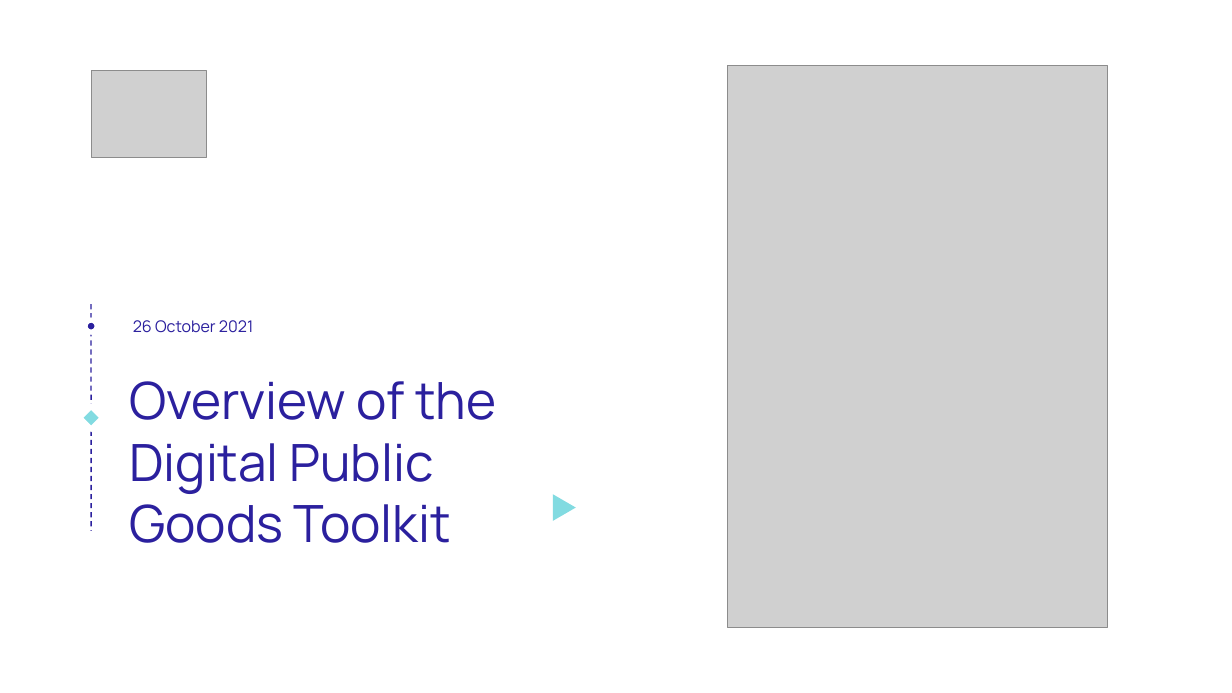
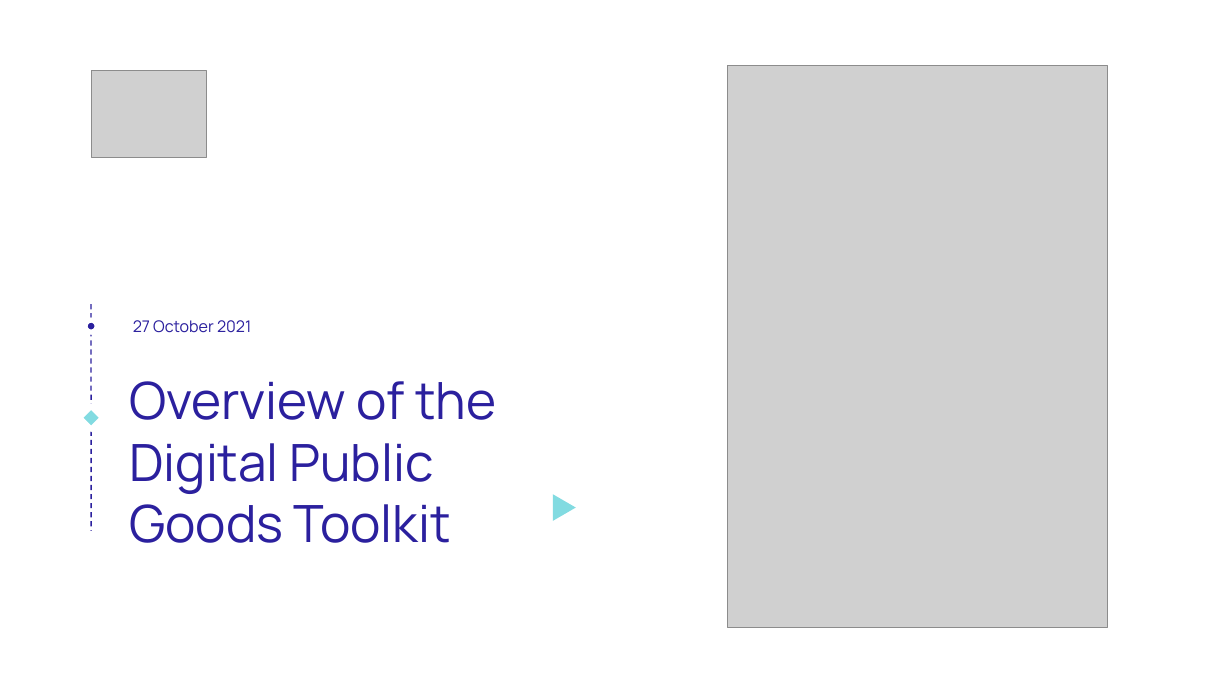
Before and after one commit to unicef/publicgoods-toolkit, a slide deck: slide 1 of dpg-toolkit-overview.odp. Drawn at 1232x693 pixels with LibreOffice and Linux fonts; fonts in the diff are those of the drawing; grey boxes stand for pictures. Boxes give left, top, right and bottom in pixels: in the first picture for what was removed or moved away, otherwise in the second. Text is boxed around its words. In the diff, an @@ line names an element or a change of style, - is before the commit and + after.

```diff
--- a/dpg-toolkit-overview.odp
+++ b/dpg-toolkit-overview.odp
@@ text at (133, 320, 251, 333): text changed @@
-26 October 2021
+27 October 2021
```
Also in this commit, not shown: 7 other slides changed, 1 other file.
